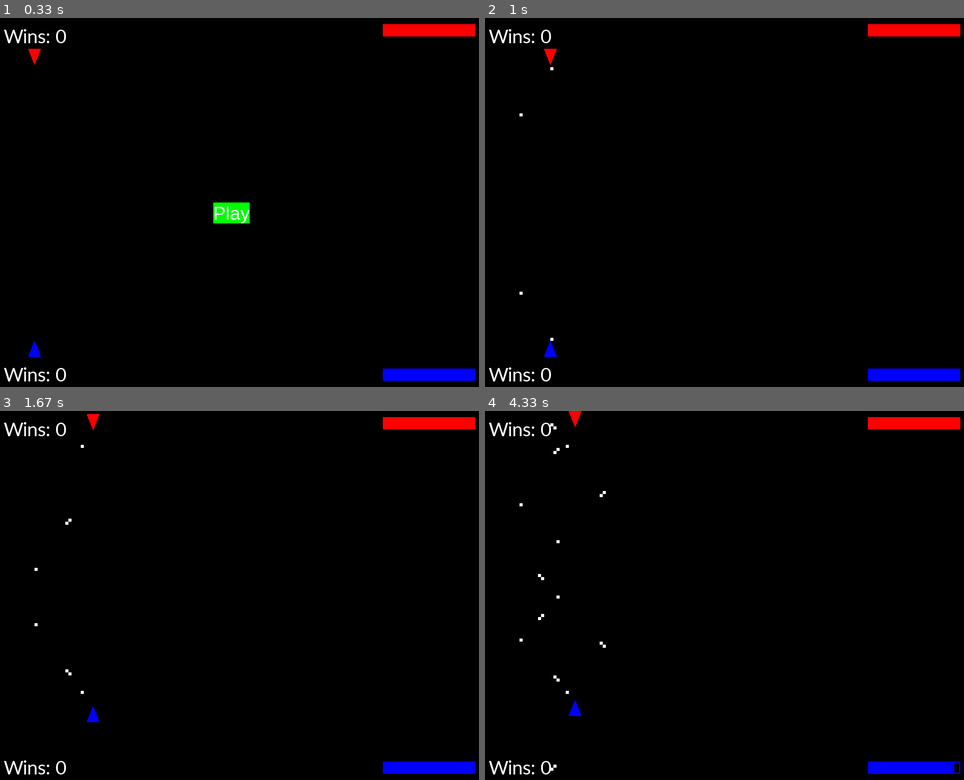
Above: before the commit, frames 1-4 (two rows, left to right).
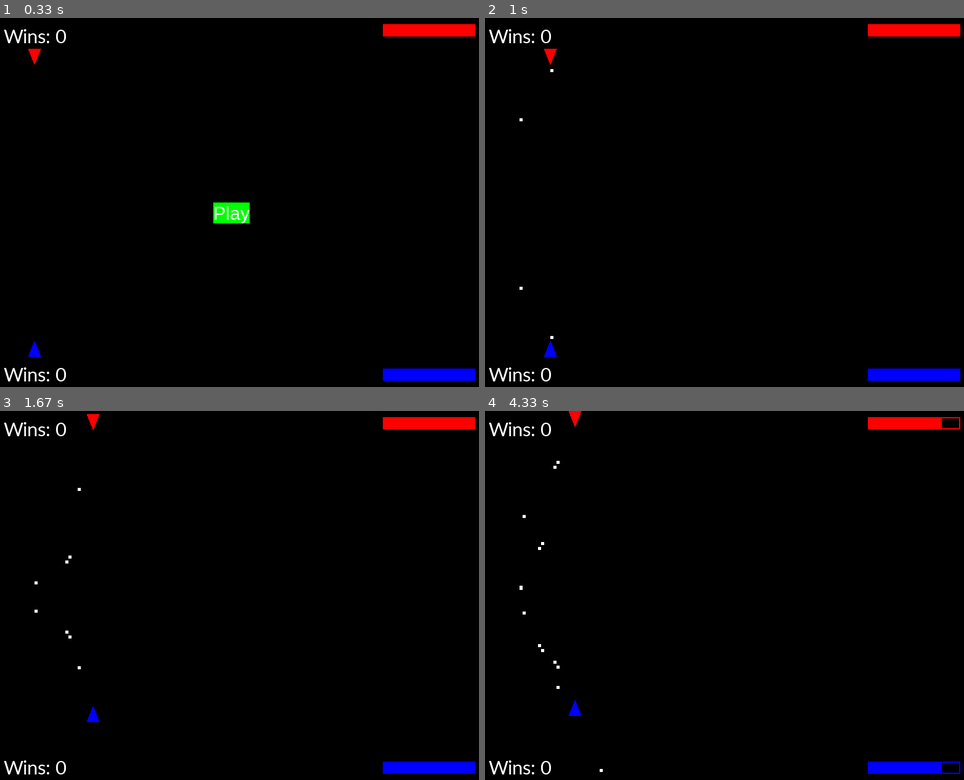
Above: after the commit, the same moments.

Repository: RobbieG15/games
Game: pygame game, started from twoPlayer.py
The game is run twice, just before and just after one commit, with the same random seed, the same clock (stepped at 60 frames per second) and the same inputs.
Inputs (mouse positions are in pixels of both pictures, inside the frame that each line leads up to):
- Up to frame 1 (0.33 s): no input
- Up to frame 2 (1 s): click (714, 213) at 0.38 s; hold Right from 0.67 s (still down); hold D from 0.67 s (still down)
- Up to frame 3 (1.67 s): release Right at 1.13 s; release D at 1.13 s; hold Up 1.17-1.47 s; hold W 1.17-1.47 s; hold Right from 1.5 s (still down); hold D from 1.5 s (still down)
- Up to frame 4 (4.33 s): release Right at 1.97 s; release D at 1.97 s; hold Left 2-2.53 s; hold A 2-2.53 s; hold Down 2.57-2.87 s; hold S 2.57-2.87 s; hold Left 2.9-3.3 s; hold A 2.9-3.3 s; hold Up 3.33-3.7 s; hold W 3.33-3.7 s; hold Right from 3.73 s (still down); hold D from 3.73 s (still down)

Frame 1 is identical in both runs. In frame 2, less than 0.1% of the frame differs, in the area x 7-15%, y 13-88%; in frame 3, less than 0.1%; in frame 4, 0.4%, in the area x 7-99%, y 2-98%.

Commit message:
Changed: performance with shooting speed and rate.

Diff:
--- a/twoPlayer.py
+++ b/twoPlayer.py
@@ -42,13 +42,13 @@
 vel1 = 5
 
 # shooting mechanics
-velBulletTop = -5
-velBulletBottom = 5
+velBulletTop = -8
+velBulletBottom = 8
 bulletsPlayer1 = []
 bulletsPlayer2 = []
 bulletSize = (5,5)
 count = 30
-rate = 15
+rate = 10
 
 def shoot(bullets, vel):
     for i in bullets:
